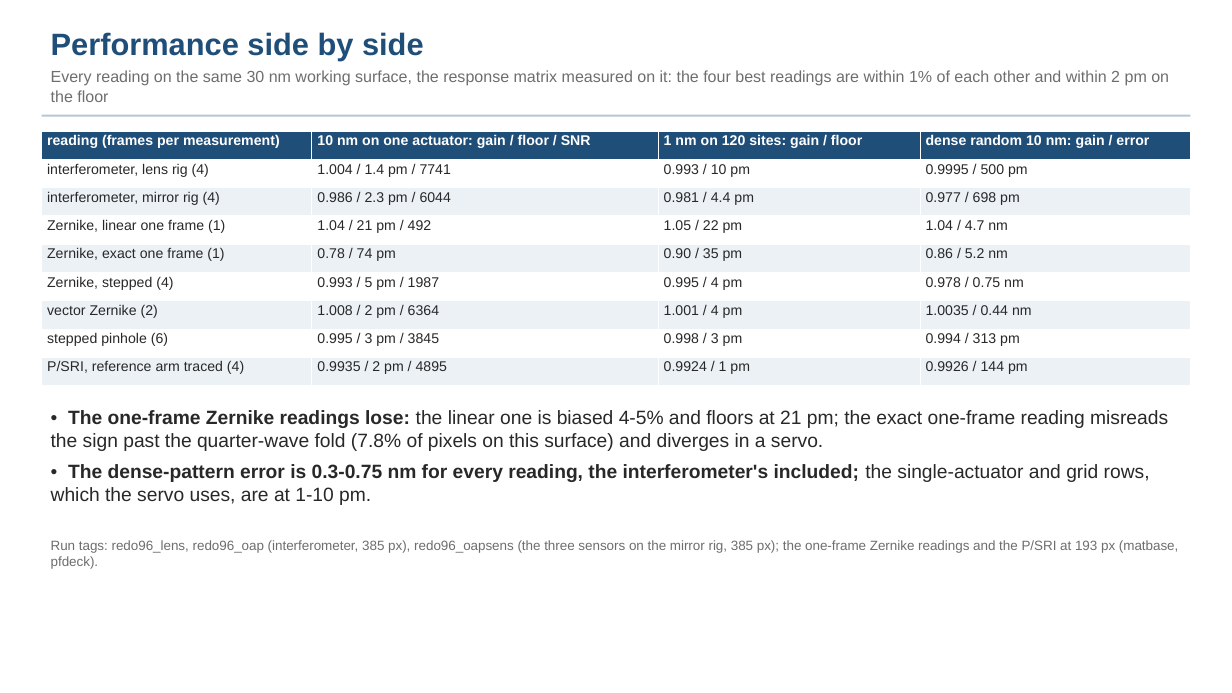
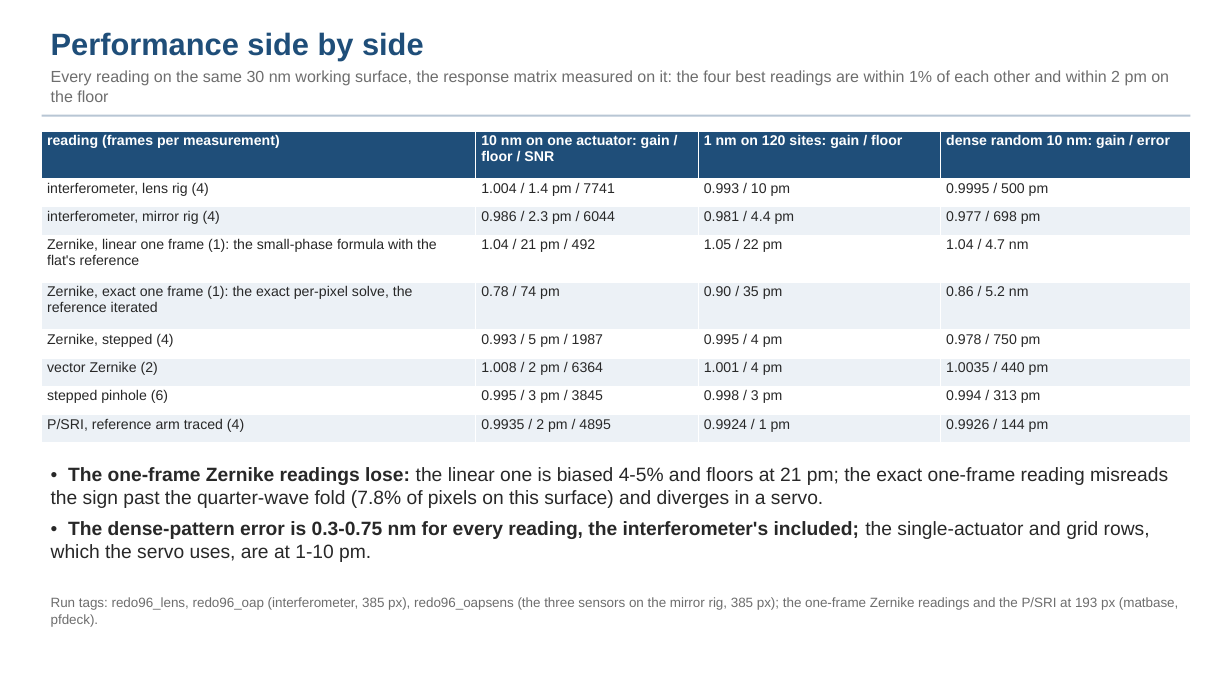
Before and after one commit to nasa-jpl/macos, a slide deck: slide 12 of demo_session/deck_gauges_short.pptx. Drawn at 1232x693 pixels with LibreOffice and Linux fonts; fonts in the diff are those of the drawing. Boxes give left, top, right and bottom in pixels: in the first picture for what was removed or moved away, otherwise in the second. Text is boxed around its words. In the diff, an @@ line names an element or a change of style, - is before the commit and + after.

```diff
--- a/demo_session/deck_gauges_short.pptx
+++ b/demo_session/deck_gauges_short.pptx
@@ table at (x1=42, y1=131, x2=1190, y2=444) @@
-row 4, column 1: Zernike, linear one frame (1)
+row 4, column 1: Zernike, linear one frame (1): the small-phase formula with the flat's reference
-row 5, column 1: Zernike, exact one frame (1)
+row 5, column 1: Zernike, exact one frame (1): the exact per-pixel solve, the reference iterated
-row 6, column 4: 0.978 / 0.75 nm
+row 6, column 4: 0.978 / 750 pm
-row 7, column 4: 1.0035 / 0.44 nm
+row 7, column 4: 1.0035 / 440 pm
@@ text "• The one-frame Zernike readings ..." moved from (x1=51, y1=410, x2=1168, y2=505) to (x1=51, y1=467, x2=1168, y2=562) @@
@@ text "Run tags: redo96_lens, redo96_oap (interferometer, ..." moved from (x1=51, y1=540, x2=1178, y2=569) to (x1=51, y1=597, x2=1178, y2=627) @@
```
Also in this commit, not shown: 11 other slides changed, 6 other files.
